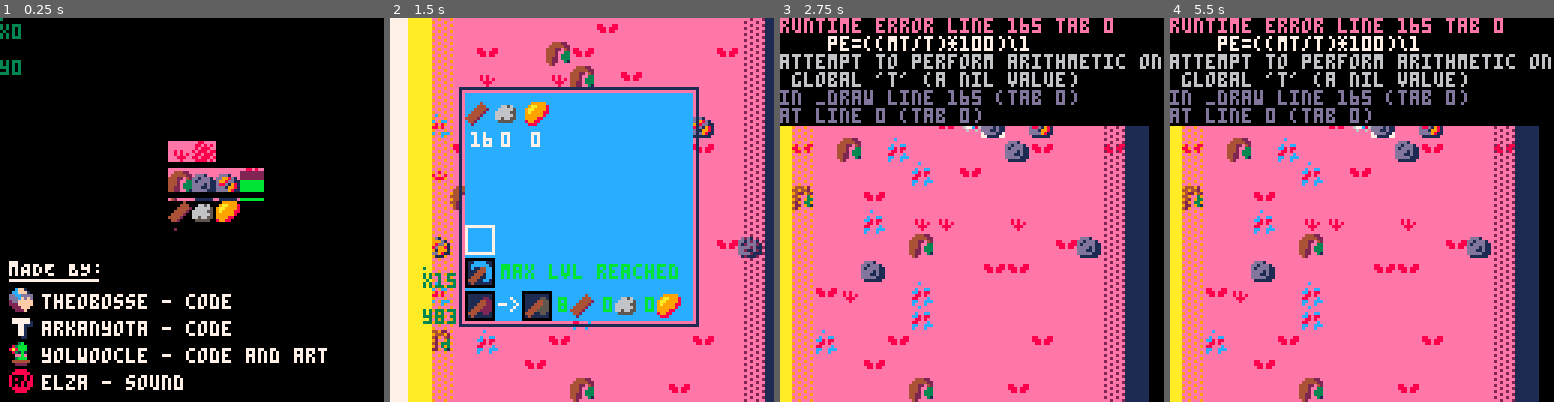
Above: before the commit, frames 1-4 (left to right).
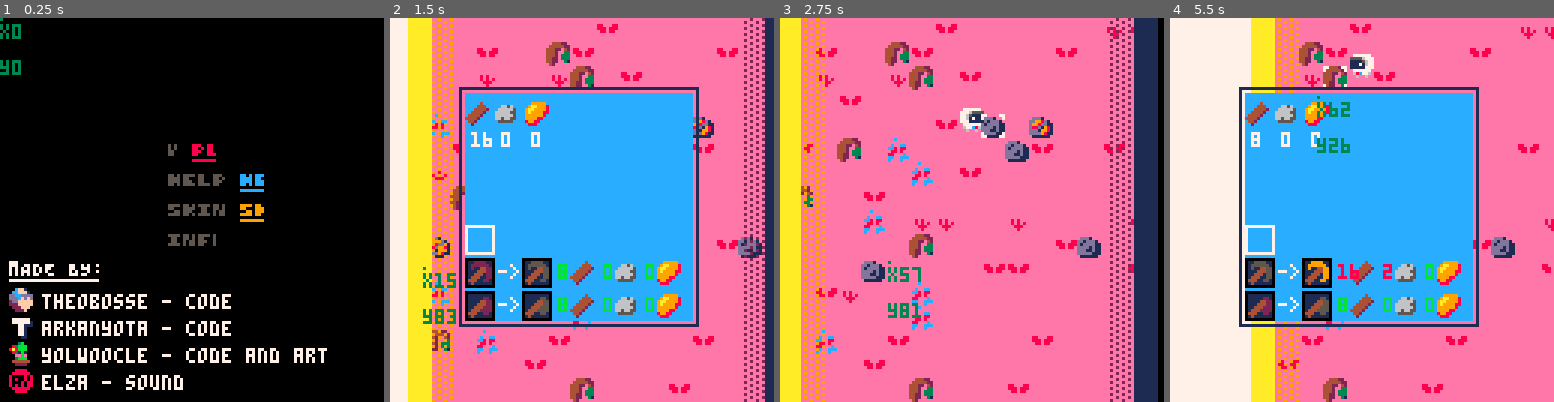
Above: after the commit, the same moments.

Repository: ARKANYOTA/ludumdare47
Game: PICO-8 cartridge arkanv1.p8
The game is run twice, just before and just after one commit, with the same random seed, the same clock (stepped at 60 frames per second) and the same inputs.
Inputs (mouse positions are in pixels of both pictures, inside the frame that each line leads up to):
- Up to frame 1 (0.25 s): no input
- Up to frame 2 (1.5 s): tap X (X key) at 0.33, 1.07 s; click (670, 121) at 0.67 s; tap O (Z key) at 0.7 s; click (436, 267) at 1.22 s
- Up to frame 3 (2.75 s): hold Right 1.6-2.1 s; tap O (Z key) at 1.7, 2.1, 2.5 s; click (887, 114) at 1.77 s; tap X (X key) at 1.85 s; hold Up 2.15-2.42 s; click (952, 259) at 2.32 s; hold Right from 2.47 s (still down)
- Up to frame 4 (5.5 s): click (1404, 106) at 2.87 s; tap O (Z key) every 0.4 s from 2.9 to 5.3 s; tap X (X key) at 2.97, 4.08, 5.2 s; release Right at 3.03 s; hold Left 3.08-3.58 s; click (1465, 256) at 3.42 s; hold Down 3.63-3.97 s; click (1231, 102) at 3.97 s; hold Right 4.02-4.68 s; click (1292, 248) at 4.52 s; hold Up 4.73-5.03 s; click (1354, 94) at 5.07 s; hold Left from 5.08 s (still down)

The runs differ from the first frame. In frame 1, 3.5% of the frame differs, in the area x 43-69%, y 32-60%; in frame 2, 1.9%; in frame 3, 33%; in frame 4, 84%, in the area x 0-100%, y 0-100%.
Error before the commit: runtime error line 165 tab 0; pe=((mt/t)*100)\1; attempt to perform arithmetic on global 't' (a nil value)

Commit message:
reglage bug sur les sprites

Diff:
--- a/arkanv1.p8
+++ b/arkanv1.p8
@@ -37,7 +37,7 @@
 
 --de 1 a 3
 --pioche(pixaxe)
-p=4
+p=1
 --hache(axe)
 
 a=1
Not shown, changed: 69 lines of the sprite sheet (__gfx__) section of arkanv1.p8
